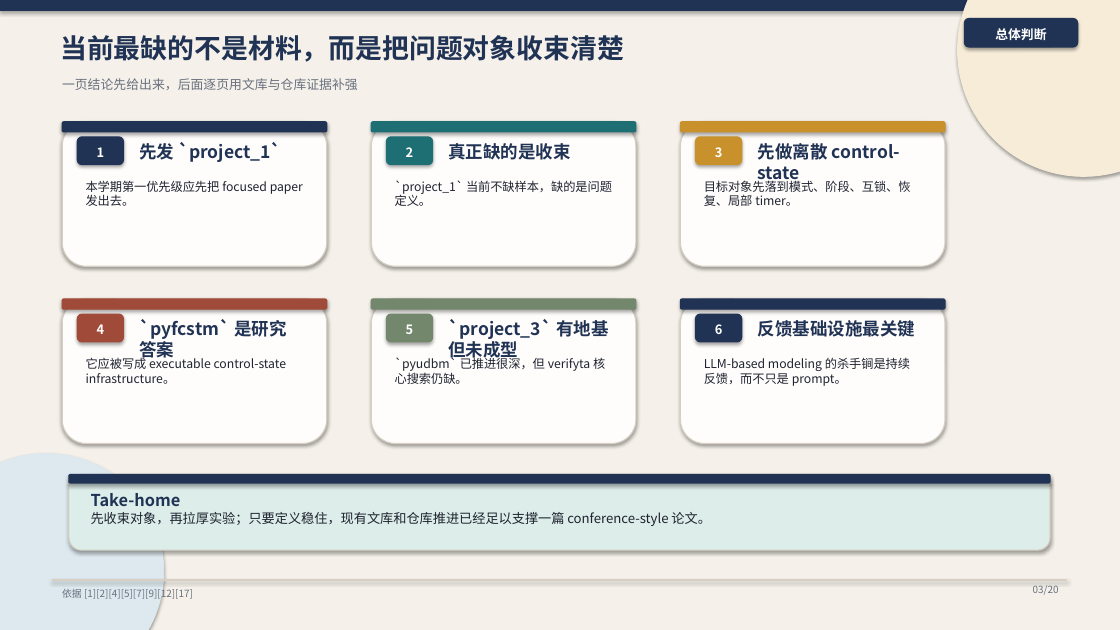
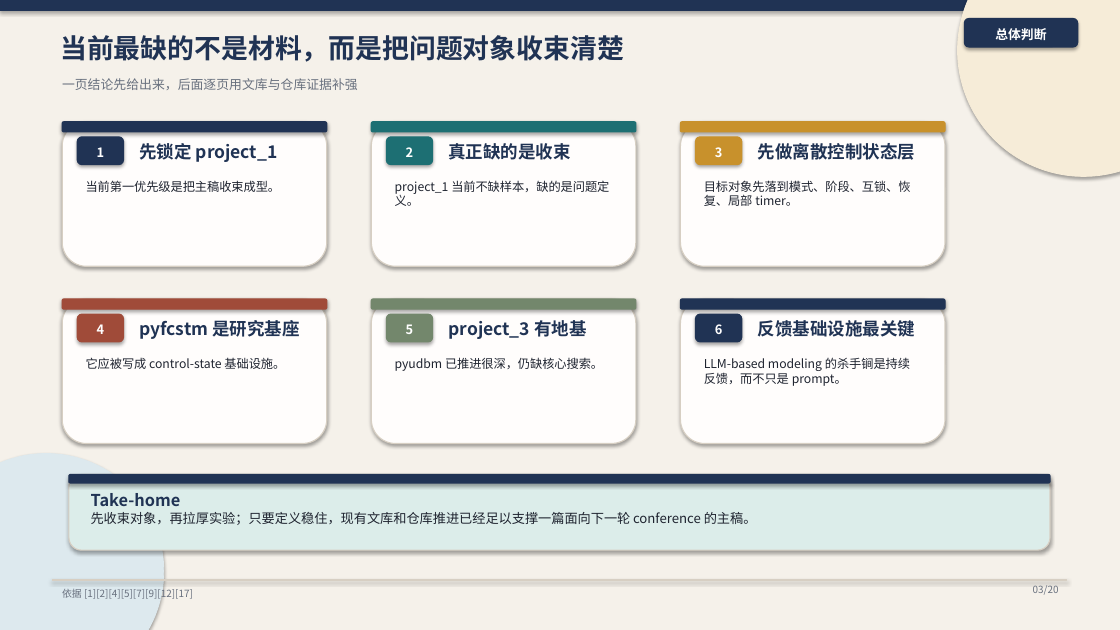
Before and after one commit to HansBug/research_ideas, a slide deck: slide 3 of talks/2026-04-15-导师-进展汇报与思考/ppt/deck.pptx. Drawn at 1120x630 pixels with LibreOffice and Linux fonts; fonts in the diff are those of the drawing. Boxes give left, top, right and bottom in pixels: in the first picture for what was removed or moved away, otherwise in the second. Text is boxed around its words. In the diff, an @@ line names an element or a change of style, - is before the commit and + after.

Commit message:
Refine talk deck middle section and pyfcstm framing

```diff
--- a/talks/2026-04-15-导师-进展汇报与思考/ppt/deck.pptx
+++ b/talks/2026-04-15-导师-进展汇报与思考/ppt/deck.pptx
@@ text at bbox=[139, 143, 278, 162]: text changed @@
-先发 `project_1`
+先锁定 project_1
@@ text at bbox=[758, 143, 915, 160]: text changed @@
-先做离散 control-state
+先做离散控制状态层
@@ text at bbox=[86, 180, 281, 192]: text changed @@
-本学期第一优先级应先把 focused paper 发出去。
+当前第一优先级是把主稿收束成型。
@@ text at bbox=[395, 180, 609, 206]: text changed @@
-`project_1` 当前不缺样本，缺的是问题定义。
+project_1 当前不缺样本，缺的是问题定义。
@@ text at bbox=[139, 320, 299, 339]: text changed @@
-`pyfcstm` 是研究答案
+pyfcstm 是研究基座
@@ text at bbox=[448, 320, 586, 339]: text changed @@
-`project_3` 有地基但未成型
+project_3 有地基
@@ text at bbox=[86, 357, 285, 369]: text changed @@
-它应被写成 executable control-state infrastructure。
+它应被写成 control-state 基础设施。
@@ text at bbox=[395, 357, 603, 371]: text changed @@
-`pyudbm` 已推进很深，但 verifyta 核心搜索仍缺。
+pyudbm 已推进很深，仍缺核心搜索。
@@ text at bbox=[91, 512, 757, 525]: text changed @@
-先收束对象，再拉厚实验；只要定义稳住，现有文库和仓库推进已经足以支撑一篇 conference-style 论文。
+先收束对象，再拉厚实验；只要定义稳住，现有文库和仓库推进已经足以支撑一篇面向下一轮 conference 的主稿。
```
Also in this commit, not shown: 15 other slides changed, 1 slide added, 1 slide removed, 5 other files.
